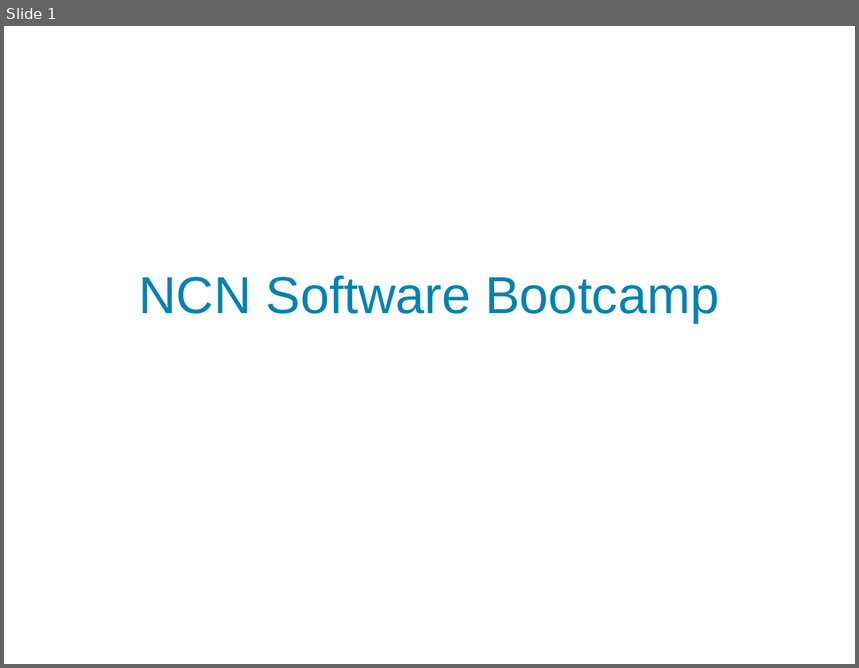
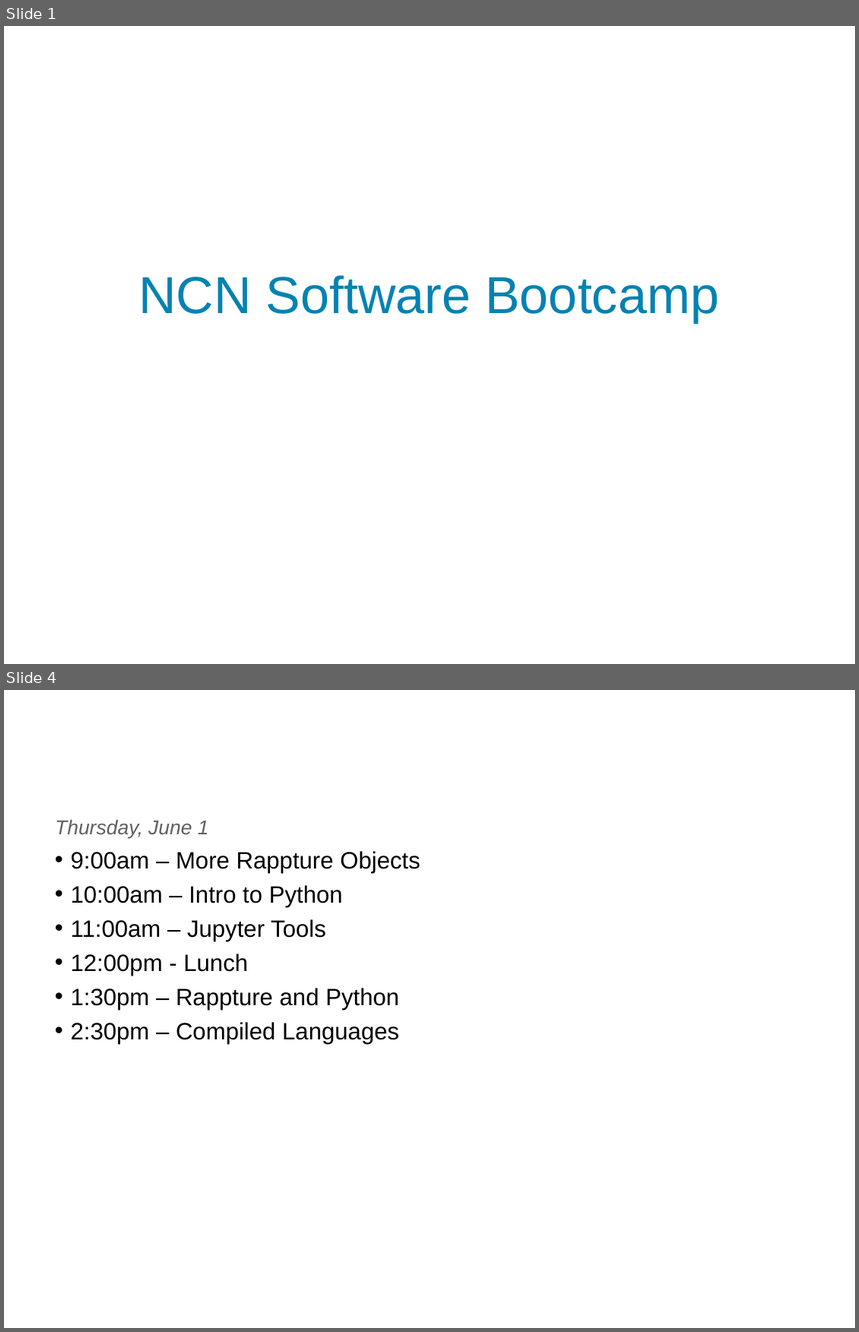
Before and after one commit to codedsk/ncnsoftwarebootcamp, a slide deck: Agenda.odp. Shown one above the other, each under a label of ours: slide 1 before the commit, slides 1 and 4 after it; the slides between them are not shown. The pictures are 859x668 and 859x1332 pixels, drawn with LibreOffice and Linux fonts; fonts in the diff are those of the drawing; background and template pictures are left out. Boxes give left, top, right and bottom in pixels: in the first picture for what was removed or moved away, otherwise in the second. Text is boxed around its words. In the diff, an @@ line names an element or a change of style, - is before the commit and + after.

```diff
--- a/Agenda.odp
+++ b/Agenda.odp
@@ slide 4 added at box(4, 690, 855, 1328), background #FFFFFF @@
@@ text added at box(55, 820, 420, 1044), 20 pt, text #000000 @@
+Thursday, June 1
+• 9:00am – More Rappture Objects
+• 10:00am – Intro to Python
+• 11:00am – Jupyter Tools
+• 12:00pm - Lunch
+• 1:30pm – Rappture and Python
+• 2:30pm – Compiled Languages
```
Also in this commit, not shown: 1 slide changed, 2 other slides added, 1 slide removed.
